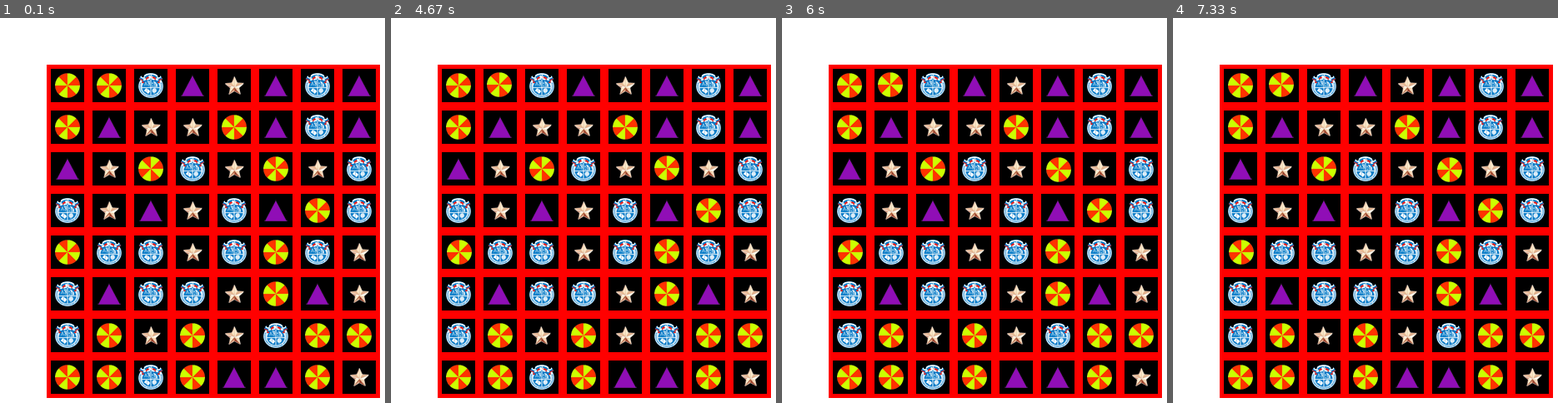
Above: before the commit, frames 1-4 (left to right).
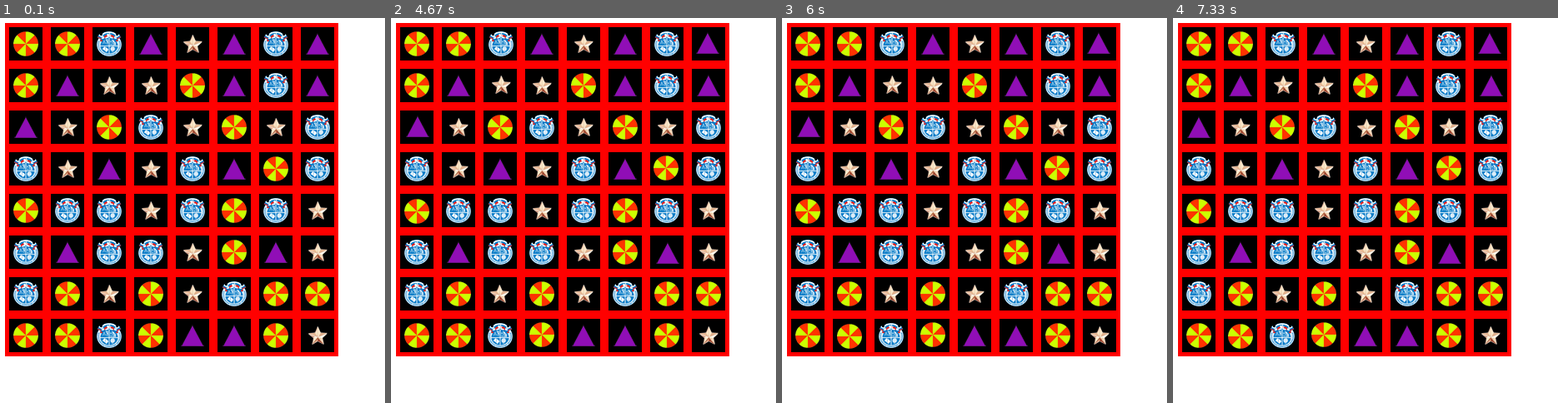
Above: after the commit, the same moments.

Repository: kbogomolov95/ProjectPyGame
Game: pygame game, started from ui.py
Two runs of this game, one before a commit and one after it. Both use one fixed random seed, a clock stepped at 60 frames per second and the inputs below.
Inputs (mouse positions are in pixels of both pictures, inside the frame that each line leads up to):
- Up to frame 1 (0.1 s): no input
- Up to frame 2 (4.67 s): press the mouse at (706, 210) at 0.37 s; move the mouse to (552, 172) at 0.47 s; release the mouse at (398, 129) at 0.6 s; press the mouse at (706, 87) at 0.7 s; move the mouse to (610, 179) at 0.8 s; release the mouse at (514, 275) at 0.93 s; press the mouse at (625, 44) at 1.03 s; move the mouse to (568, 68) at 1.13 s; release the mouse at (510, 95) at 1.27 s; press the mouse at (541, 44) at 1.37 s; move the mouse to (541, 191) at 1.47 s; release the mouse at (541, 337) at 1.6 s; press the mouse at (625, 168) at 1.7 s; move the mouse to (533, 214) at 1.8 s; release the mouse at (441, 260) at 1.93 s; press the mouse at (625, 210) at 2.03 s; move the mouse to (741, 98) at 2.13 s; release the mouse at (outside the picture) at 2.27 s; click (656, 268) at 2.38 s; press the mouse at (706, 210) at 2.7 s; move the mouse to (714, 133) at 2.8 s; release the mouse at (718, 56) at 2.93 s; press the mouse at (460, 168) at 3.03 s; move the mouse to (510, 302) at 3.13 s; release the mouse at (outside the picture) at 3.27 s; click (414, 222) at 3.38 s; press the mouse at (625, 210) at 3.7 s; move the mouse to (722, 214) at 3.8 s; release the mouse at (outside the picture) at 3.93 s; click (510, 48) at 4.05 s; press the mouse at (583, 210) at 4.37 s; move the mouse to (625, 191) at 4.47 s; release the mouse at (668, 172) at 4.6 s
- Up to frame 3 (6 s): press the mouse at (1016, 44) at 4.7 s; move the mouse to (1066, 18) at 4.8 s; release the mouse at (outside the picture) at 4.93 s; click (859, 329) at 5.05 s; press the mouse at (1016, 87) at 5.37 s; move the mouse to (936, 264) at 5.47 s; release the mouse at (outside the picture) at 5.6 s; press the mouse at (808, 168) at 5.7 s; move the mouse to (901, 152) at 5.8 s; release the mouse at (993, 137) at 5.93 s
- Up to frame 4 (7.33 s): press the mouse at (1365, 210) at 6.03 s; move the mouse to (1411, 195) at 6.13 s; release the mouse at (1457, 183) at 6.27 s; press the mouse at (1488, 125) at 6.37 s; move the mouse to (1484, 102) at 6.47 s; release the mouse at (1481, 79) at 6.6 s; press the mouse at (1242, 168) at 6.7 s; move the mouse to (1207, 310) at 6.8 s; release the mouse at (outside the picture) at 6.93 s; press the mouse at (1407, 168) at 7.03 s; move the mouse to (1434, 125) at 7.13 s; release the mouse at (1461, 79) at 7.27 s

The runs differ from the first frame. In frame 1, 47% of the frame differs, in the area x 1-99%, y 1-99%; in frame 2, 47%; in frame 3, 48%; in frame 4, 48%.

Commit message:
Not a chlen!!! You can delete by press button and cancel choise

Diff:
--- a/ui.py
+++ b/ui.py
@@ -106,8 +106,8 @@
 matrix = m.arr
 
 # это криво написано как-то
-X0 = 200 - CELL_SIZE * (abs(size[1]) - 8)
-Y0 = 200 - CELL_SIZE * (abs(size[0]) - 8)
+X0 = 200 - CELL_SIZE * (abs(size[1]) - 7)
+Y0 = 200 - CELL_SIZE * (abs(size[0]) - 7)
 
 
 board = Board(matrix)
@@ -125,18 +125,25 @@
             running = False
 
         if event.type == pygame.MOUSEBUTTONUP:
-            if pos1 is None:
+            #нажатие на левую кнопку - отмена выбора
+            if event.button == 3:
                 pos1 = event.pos
-                all_sprites.update(pos1, True)
+                all_sprites.update(pos1, False)
+            #иначе выбираем новую
             else:
-                pos2 = event.pos
-                all_sprites.update(pos2, True)
+                #если уже выбрали первую, то выбираем вторую фигурку
+                if pos1 is None:
+                    pos1 = event.pos
+                    all_sprites.update(pos1, True)
+                else:
+                    pos2 = event.pos
+                    all_sprites.update(pos2, True)
 
     all_sprites.update(pos1)
     all_sprites.update(pos2)
 
     # Making board
-    screen.blit(board.render(), (200, 200))
+    screen.blit(board.render(), (X0, Y0))
     all_sprites.draw(screen)
 
     # Drawing board
